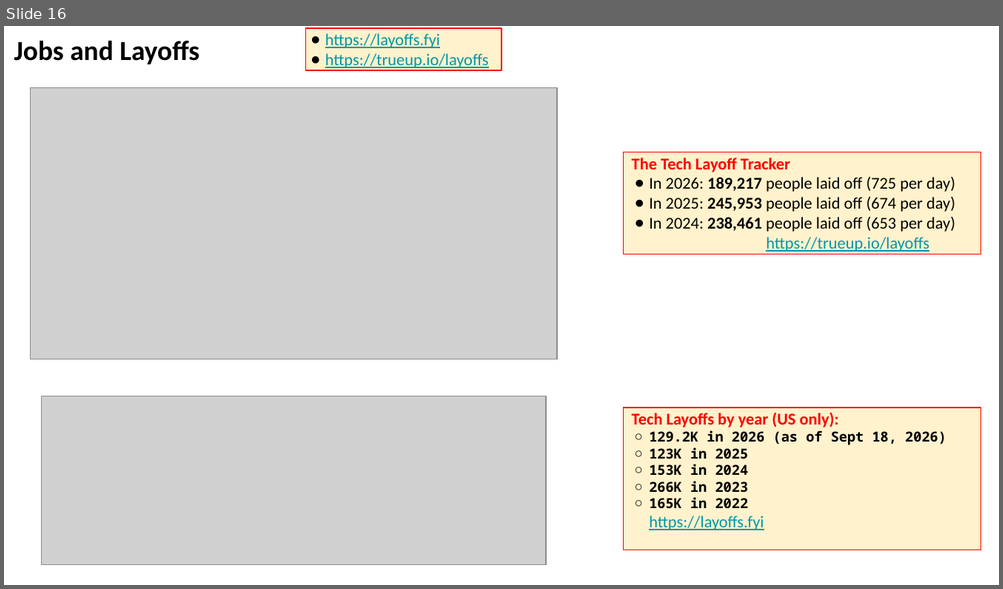
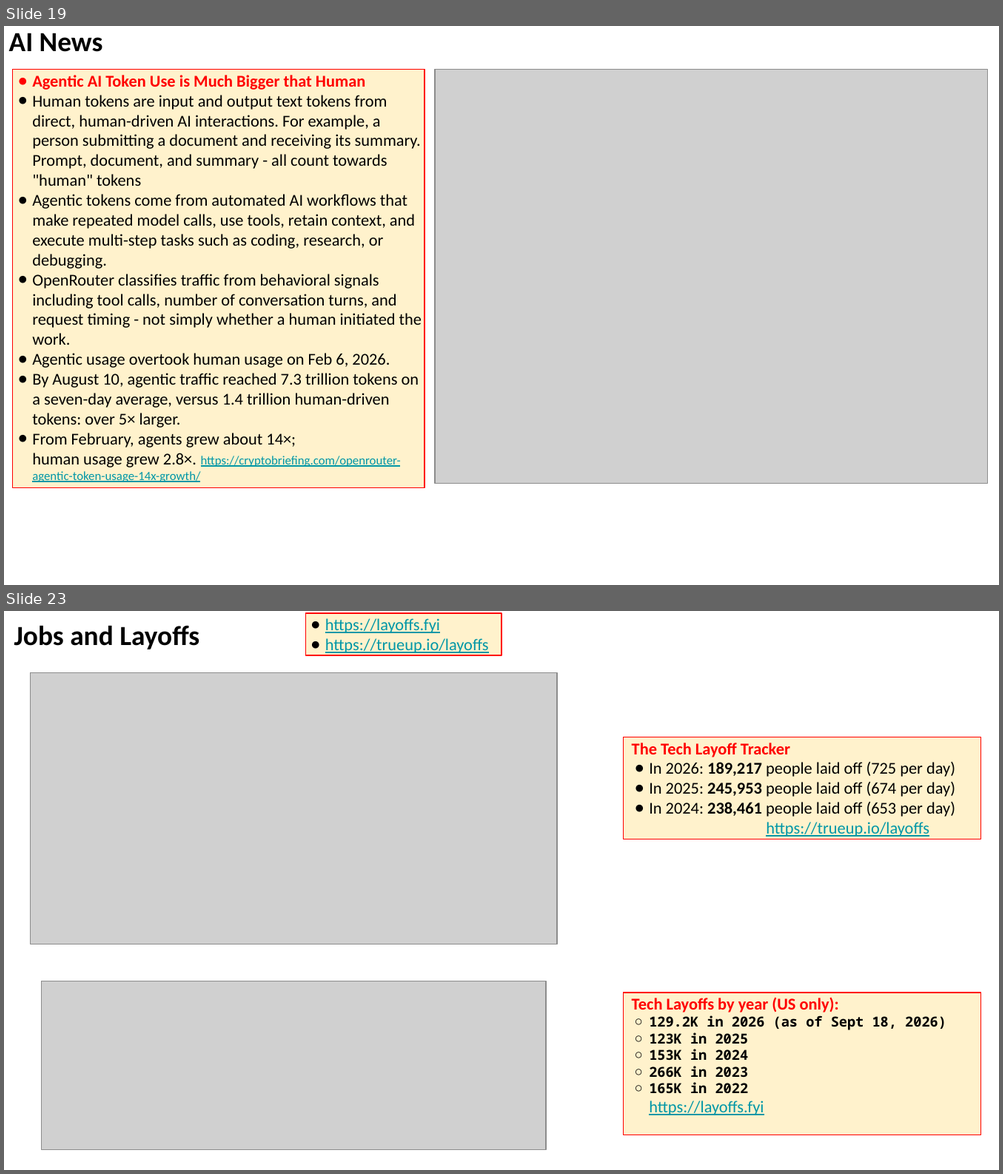
Before and after one commit to lselector/seminar, a slide deck: 2026/2026-10-09-AI-News.pptx. Shown one above the other, each under a label of ours: slide 16 before the commit, slides 19 and 23 after it; the slides between them are not shown. The pictures are 1003x589 and 1003x1174 pixels, drawn with LibreOffice and Linux fonts; fonts in the diff are those of the drawing; grey boxes stand for pictures. Boxes give left, top, right and bottom in pixels: in the first picture for what was removed or moved away, otherwise in the second. Text is boxed around its words. In the diff, an @@ line names an element or a change of style, - is before the commit and + after.

```diff
--- a/2026/2026-10-09-AI-News.pptx
+++ b/2026/2026-10-09-AI-News.pptx
@@ slide 19 added at <box>4,26,999,585</box>, background #FFFFFF @@
@@ text added at <box>9,33,103,52</box>, 20 pt, text #000000, bold @@
+AI News
@@ rectangle added at <box>13,70,425,488</box>, fill #FFF2CC, outline #FF0000 0.75 pt, 12 pt, text #000000 @@
+● Agentic AI Token Use is Much Bigger that Human
+● Human tokens are input and output text tokens from direct, human-driven AI interactions. For example, a person submitting a document and receiving its summary. Prompt, document, and summary - all count towards "human" tokens
+● Agentic tokens come from automated AI workflows that make repeated model calls, use tools, retain context, and execute multi-step tasks such as coding, research, or debugging.
+● OpenRouter classifies traffic from behavioral signals including tool calls, number of conversation turns, and request timing - not simply whether a human initiated the work.
+● Agentic usage overtook human usage on Feb 6, 2026.
+● By August 10, agentic traffic reached 7.3 trillion tokens on a seven-day average, versus 1.4 trillion human-driven tokens: over 5× larger.
+● From February, agents grew about 14×;
+  human usage grew 2.8×. https://cryptobriefing.com/openrouter-agentic-token-usage-14x-growth/
@@ picture added at <box>435,70,987,485</box> @@
@@ what was slide 16 is now slide 23 @@
```
Also in this commit, not shown: 6 slides changed, 7 other slides added.
